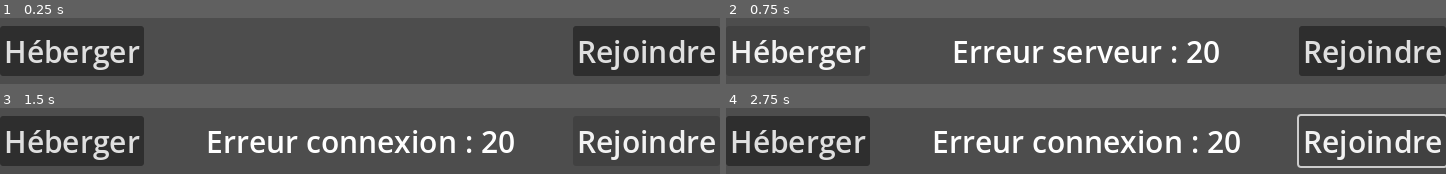
Above: before the commit, frames 1-4 (two rows, left to right).
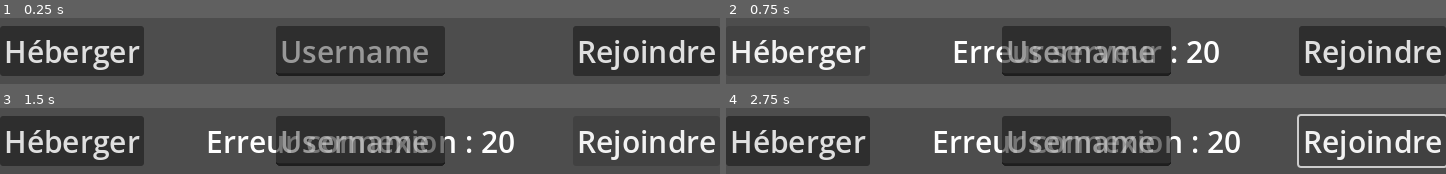
Above: after the commit, the same moments.

Repository: Rukolisk/3dGameLearning
Game: Godot game, scene res://menu.tscn
Same seed, same stepped clock (60 frames per second), same inputs: the game is played once before the commit and once after it.
Inputs:
- Up to frame 1 (0.25 s): no input
- Up to frame 2 (0.75 s): click "Héberger" at 0.5 s
- Up to frame 3 (1.5 s): click "Rejoindre" at 1.25 s
- Up to frame 4 (2.75 s): hold Right (move_right) from 2.03 s (still down)

The runs differ from the first frame. In frame 1, 17% of the frame differs, in the area x 38-62%, y 12-88%; in frame 2, 17%; in frame 3, 17%; in frame 4, 17%.

Commit message:
feat: pseudos au-dessus des joueurs

Diff:
--- a/main.gd
+++ b/main.gd
@@ -2,6 +2,7 @@
 
 @export var mob_scene: PackedScene
 @export var player_scene: PackedScene
+
 var players = []
 const SPAWN_PER_LINE = 3
 const SPAWN_SPACING = 3
@@ -38,6 +39,7 @@
 	var player = player_scene.instantiate()
 	player.name = str(data["id"])
 	player.position = data["position"]
+	player.get_node("PlayerInfo").text = SessionManager.players[data["id"]].name
 	return player
 # Called every frame. 'delta' is the elapsed time since the previous frame.
 func _process(_delta: float) -> void:
--- a/main.tscn
+++ b/main.tscn
@@ -99,6 +99,12 @@
 grow_vertical = 2
 theme = SubResource("Theme_h2yge")
 
+[node name="Control" type="Control" parent="UserInterface" unique_id=794311901]
+layout_mode = 1
+anchors_preset = 0
+offset_right = 160.0
+offset_bottom = 206.0
+
 [node name="ScoreLabel" type="Label" parent="UserInterface" unique_id=222296874]
 layout_mode = 0
 offset_left = 65.0
--- a/menu.gd
+++ b/menu.gd
@@ -10,18 +10,24 @@
 	_mettre_a_jour_label()
 
 func _on_heberger_pressed() -> void:
-	var err = SessionManager.create_game()
+	var pseudo = $NameEdit.text
+	if pseudo.is_empty():
+		pseudo = "user1"
+	var err = SessionManager.create_game(pseudo)
 	if(err != OK):
 		$PlayerNumber.text = "Erreur serveur : %s" % err
 		return
 	$Lancer.show()
+	$NameEdit.hide()
 	_desactiver_boutons()
 
 func _on_rejoindre_pressed() -> void:
-	var err = SessionManager.join_game()
+	var pseudo = $NameEdit.text
+	var err = SessionManager.join_game("", pseudo)
 	if err != OK:
 		$PlayerNumber.text = "Erreur connexion : %s" % err
 		return
+	$NameEdit.hide()
 	_desactiver_boutons()
 
 func _on_lancer_pressed() -> void:
@@ -53,3 +59,4 @@
 func _activer_boutons() -> void:
 	$Heberger.disabled = false
 	$Rejoindre.disabled = false
+	$NameEdit.show()
--- a/menu.tscn
+++ b/menu.tscn
@@ -68,6 +68,21 @@
 grow_horizontal = 2
 grow_vertical = 2
 
+[node name="NameEdit" type="LineEdit" parent="." unique_id=1026405634]
+layout_mode = 1
+anchors_preset = 8
+anchor_left = 0.5
+anchor_top = 0.5
+anchor_right = 0.5
+anchor_bottom = 0.5
+offset_left = -84.5
+offset_top = -25.0
+offset_right = 84.5
+offset_bottom = 25.0
+grow_horizontal = 2
+grow_vertical = 2
+placeholder_text = "Username"
+
 [connection signal="pressed" from="Heberger" to="." method="_on_heberger_pressed"]
 [connection signal="pressed" from="Rejoindre" to="." method="_on_rejoindre_pressed"]
 [connection signal="pressed" from="Lancer" to="." method="_on_lancer_pressed"]
--- a/player.tscn
+++ b/player.tscn
@@ -87,6 +87,12 @@
 collision_mask = 6
 script = ExtResource("1_onrkg")
 
+[node name="PlayerInfo" type="Label3D" parent="." unique_id=591932786]
+transform = Transform3D(1, 0, 0, 0, 1, 0, 0, 0, 1, 0, 1.5577714, 0)
+billboard = 1
+modulate = Color(0.13725491, 0.25490198, 1, 1)
+font_size = 110
+
 [node name="Pivot" type="Node3D" parent="." unique_id=697010220]
 
 [node name="Character" parent="Pivot" unique_id=1068148196 instance=ExtResource("1_4flbx")]
--- a/session_manager.gd
+++ b/session_manager.gd
@@ -9,7 +9,7 @@
 const MAX_CONNECTIONS = 9
 
 var players = {}
-var player_info = {"name": "name"}
+var player_info = {"name": "", "score": 0}
 var players_loaded = []
 var loading = false
 
@@ -21,22 +21,27 @@
 	multiplayer.connection_failed.connect(_on_connected_fail)
 	multiplayer.server_disconnected.connect(_on_server_disconnected)
 
-func join_game(address = "") -> Error:
+func join_game(address = "", pseudo = "") -> Error:
 	if address.is_empty():
 		address = DEFAULT_SERVER_IP
+
 	var peer = ENetMultiplayerPeer.new()
+
+	player_info.name = pseudo
+
 	var error = peer.create_client(address, PORT)
 	if error:
 		return error
 	multiplayer.multiplayer_peer=peer
 	return OK
 
-func create_game() -> Error:
+func create_game(pseudo = "") -> Error:
 	var peer = ENetMultiplayerPeer.new()
 	var error = peer.create_server(PORT, MAX_CONNECTIONS)
 	if error:
 		return error
 	multiplayer.multiplayer_peer=peer
+	player_info.name = pseudo
 	players[1]=player_info
 	player_connected.emit(1, player_info)
 	return OK
@@ -85,6 +90,8 @@
 
 func _on_connected_ok():
 	var peer_id = multiplayer.get_unique_id()
+	if player_info.name.is_empty():
+		player_info.name = "user"+str(peer_id)
 	players[peer_id]=player_info
 	player_connected.emit(peer_id, player_info)
 
